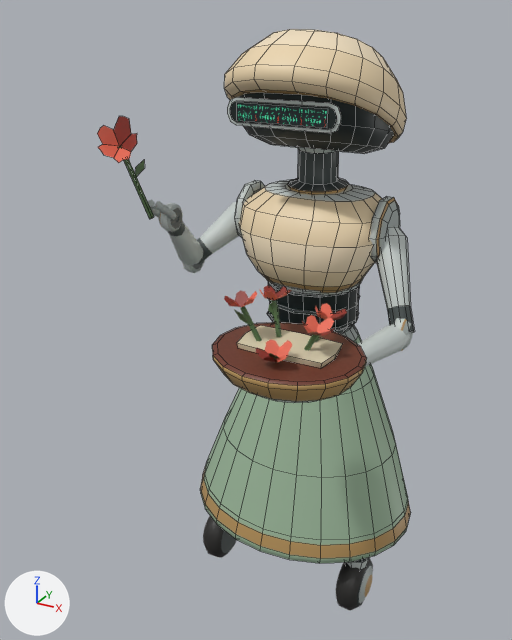
An edit to the FBX model unity/Assets/Suborned/Scenery/HarbourRobots/Clerk-L1.fbx, drawn before and after from the same camera.
Before and after are seen from a 50 mm camera at (0.795, -1.761, 1.726) aimed at (-0.086, -0.159, 0.926). Arrows for +X, +Y and +Z are at lower left; the lights stay in place. The picture after the commit comes second. Mesh edges are drawn as thin lines on the coarser meshes. Where no turn or scale is listed for an object, it has been applied to the vertices.

Before the edit, the objects in view are built like this:
```python
ob_clerk_caster0 = bpy.data.objects.new('Clerk_Caster0', me_clerk_caster0)
ob_clerk_caster0.location = (-0.241, -0.115, 0.09)
ob_clerk_head = bpy.data.objects.new('Clerk_Head', me_clerk_head)
ob_clerk_head.location = (0.0, 0.037, 1.406)
ob_clerk_head_face = bpy.data.objects.new('Clerk_Head_Face', me_clerk_head_face)
ob_clerk_head_face.location = (0.0, 0.037, 1.406)
# me_clerk_head_face
# before: 0 (-0.122, -0.23, 0.066) at pixel (236, 120), 1 (0.122, -0.23, 0.066) at pixel (327, 127), 2 (0.122, -0.23, 0.108) at pixel (328, 109), 3 (-0.122, -0.23, 0.108) at pixel (236, 102)
# also in view: 'Clerk_PickUpper' at (-0.278, -0.026, 1.115); 'Clerk_Caster1' at (0.248, -0.116, 0.09); 'Clerk_PickFore' at (-0.292, -0.191, 1.133); 'Clerk_BowlFore' at (0.248, -0.219, 0.934); 'Clerk_Papers' at (0.159, -0.448, 1.024)
```
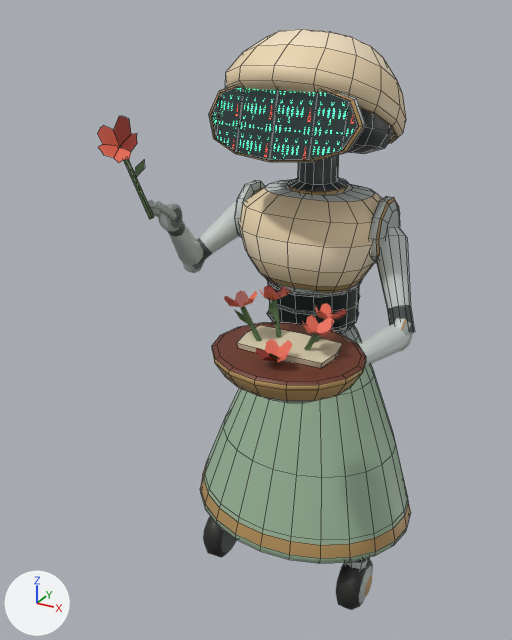
The change, as a list of edits to the scene's bpy script:
```text
Change mat_harbourclerkdisplay:
    where n0 = _N.new('ShaderNodeBsdfPrincipled'); n0.name = 'Principled BSDF'
    n0.inputs[28].default_value: 0.72 -> 2.3  # 'Emission Strength'
    where n4 = _N.new('ShaderNodeMapping'); n4.name = 'Mapping'
    add n4.inputs[1].default_value = (0.0, 0.5, 0.0)  # 'Location'
    where n7 = _N.new('ShaderNodeMapping'); n7.name = 'Mapping.001'
    n7.inputs[3].default_value: (0.25, 1.0, 1.0) -> (0.25, 0.5, 1.0)  # 'Scale'
    add n7.inputs[1].default_value = (0.0, 0.5, 0.0)  # 'Location'
Change me_clerk_head:
    used by ob_clerk_head; location = (0.0, 0.037, 1.406)
    remove me_clerk_head.from_pydata(...)  # 262 vertices, 196 faces; spans x -0.227..0.227, y -0.272..0.22, z -0.049..0.274
    add me_clerk_head.from_pydata(...)  # 288 vertices, 242 faces; spans x -0.227..0.227, y -0.287..0.223, z -0.049..0.275
    me_clerk_head part 1: a new loose piece of 72 vertices spanning x -0.212..0.212, y -0.287..-0.179, z -0.016..0.166, in mat_harbourservicefinish (picture img_servicecolour_png)
    me_clerk_head part 2: the loose piece of 12 vertices spanning x -0.143..0.143, y -0.228, z 0.062..0.112 is deleted
    me_clerk_head part 3: 188 vertices removed from x -0.215..0.215, y -0.272..0.22, z -0.049..0.274; 154 vertices added at x -0.212..0.212, y -0.275..0.223, z -0.049..0.275
Change me_clerk_head_face:
    used by ob_clerk_head_face; location = (0.0, 0.037, 1.406)
    verts and faces of me_clerk_head_face; kept vertices keep their numbers, new ones are numbered from 4
    remove me_clerk_head_face.from_pydata(...)  # 4 vertices, 1 face; spans x -0.122..0.122, y -0.23, z 0.066..0.108
    add me_clerk_head_face.from_pydata(...)  # 12 vertices, 6 faces; spans x -0.196..0.196, y -0.287..-0.225, z -0.01..0.159
    me_clerk_head_face part 4
    add delete_vertices([*range(0, 4)])  # with the faces that use them
    add verts[4] = (-0.196, -0.23, 0.075)  # pixel (211, 114)
    add verts[5] = (-0.17, -0.252, 0.022)  # pixel (216, 138)
    add verts[6] = (-0.17, -0.225, 0.128)  # pixel (221, 93)
    add verts[7] = (-0.098, -0.276, -0.002)  # pixel (236, 151)
    add verts[8] = (-0.098, -0.236, 0.151)  # pixel (243, 85)
    add verts[9] = (0.0, -0.287, -0.01)  # pixel (269, 159)
    add verts[10] = (0.0, -0.243, 0.159)
    add verts[11] = (0.098, -0.276, -0.002)  # pixel (308, 159)
    add verts[12] = (0.098, -0.236, 0.151)
    add verts[13] = (0.17, -0.252, 0.022)  # pixel (341, 150)
    add verts[14] = (0.17, -0.225, 0.128)  # pixel (348, 101)
    add verts[15] = (0.196, -0.23, 0.075)  # pixel (357, 126)
    add faces += [(4, 5, 6), (5, 7, 8, 6), (7, 9, 10, 8), (9, 11, 12, 10), (11, 13, 14, 12), (13, 15, 14)]
```

Location of each change, [x1, y1, x2, y2] in pixels of the pictures (512 x 640 px; the box of a moved part takes in the faces that stretch with it):
'Clerk_Head', reshaped (8% wider, 6% taller)
    before: [224, 29, 407, 154]
    after: [209, 29, 406, 162]
'Clerk_Head_Face', surface changed, reshaped (59% wider, 185% taller)
    before: [237, 103, 328, 128]
    after: [212, 87, 357, 160]
part 1 of me_clerk_head, added
    after: [209, 86, 366, 162]
part 2 of me_clerk_head, deleted
    before: [230, 101, 337, 129]
part 3 of me_clerk_head, moved or reshaped
    before: [224, 29, 407, 153]
    after: [225, 29, 406, 153]
